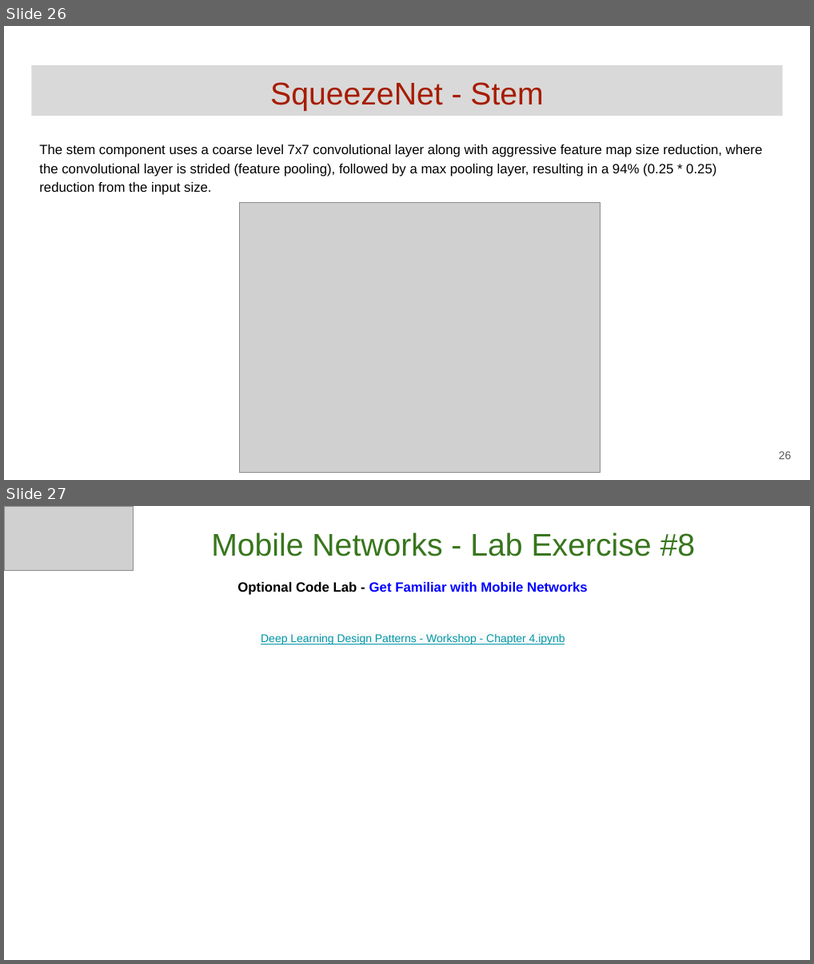
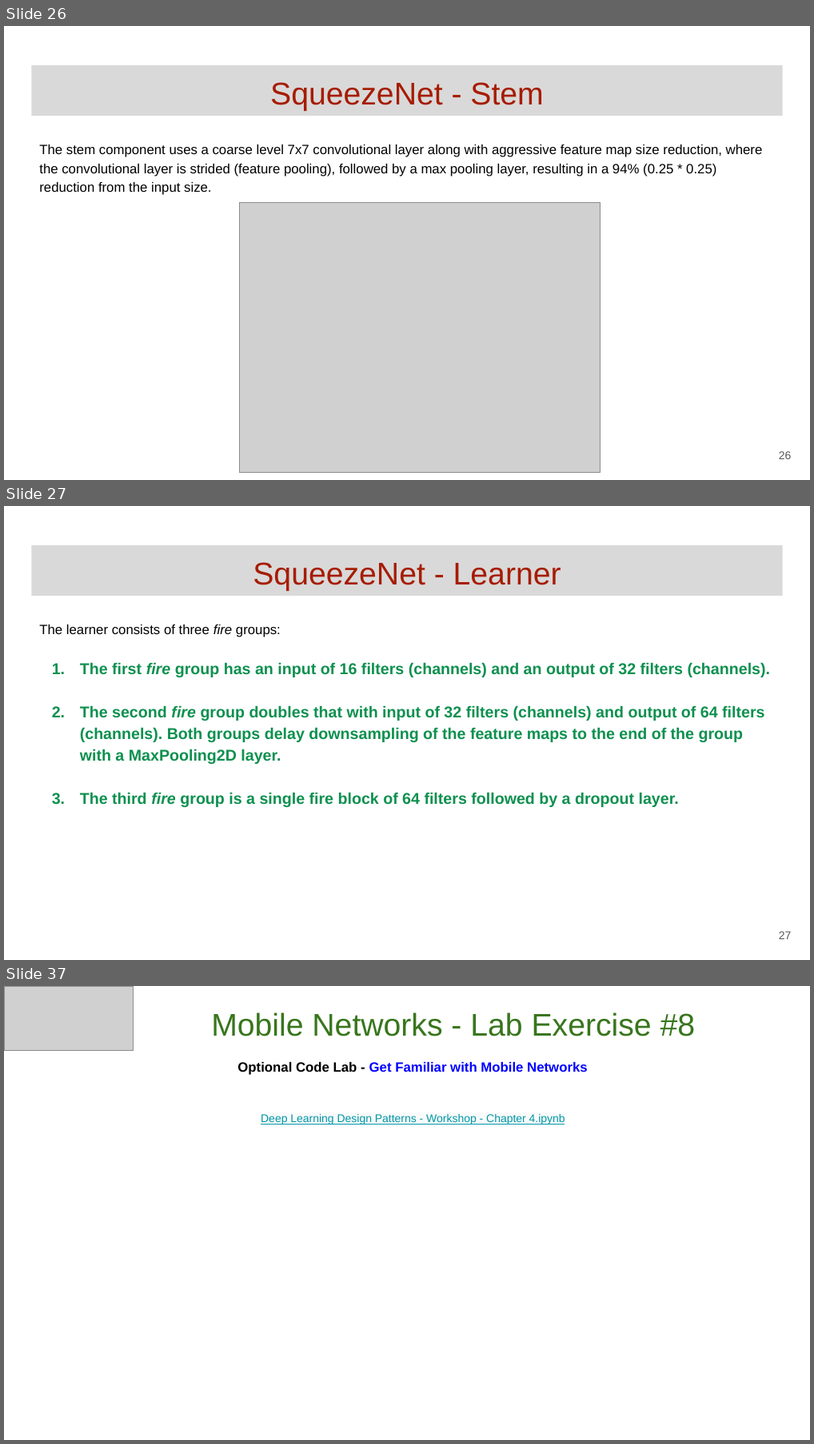
Before and after one commit to GoogleCloudPlatform/keras-idiomatic-programmer, a slide deck: books/deep-learning-design-patterns/Workshops/Junior/Deep Learning Design Patterns - Workshop - Chapter 4.pptx. Shown one above the other, each under a label of ours: slides 26 and 27 before the commit, slides 26, 27 and 37 after it; the slides between them are not shown. The pictures are 814x964 and 814x1444 pixels, drawn with LibreOffice and Linux fonts; fonts in the diff are those of the drawing; grey boxes stand for pictures. Boxes give left, top, right and bottom in pixels: in the first picture for what was removed or moved away, otherwise in the second. Text is boxed around its words. In the diff, an @@ line names an element or a change of style, - is before the commit and + after.

```diff
--- a/books/deep-learning-design-patterns/Workshops/Junior/Deep Learning Design Patterns - Workshop - Chapter 4.pptx
+++ b/books/deep-learning-design-patterns/Workshops/Junior/Deep Learning Design Patterns - Workshop - Chapter 4.pptx
@@ slide 27 added at <box>4,506,810,960</box>, background #FFFFFF @@
@@ title added at <box>31,545,783,596</box>, fill #D9D9D9, 28 pt, text #A61C00 @@
+SqueezeNet - Learner
@@ text added at <box>39,624,771,807</box>, 14 pt, text #0D904F, bold @@
+The learner consists of three fire groups:
+1. The first fire group has an input of 16 filters (channels) and an output of 32 filters (channels).
+2. The second fire group doubles that with input of 32 filters (channels) and output of 64 filters (channels). Both groups delay downsampling of the feature maps to the end of the group with a MaxPooling2D layer.
+3. The third fire group is a single fire block of 64 filters followed by a dropout layer.
@@ page number added at <box>779,931,792,939</box>, 10 pt, text #595959 @@
+27
@@ what was slide 27 is now slide 37 @@
```
Also in this commit, not shown: 9 other slides added.
